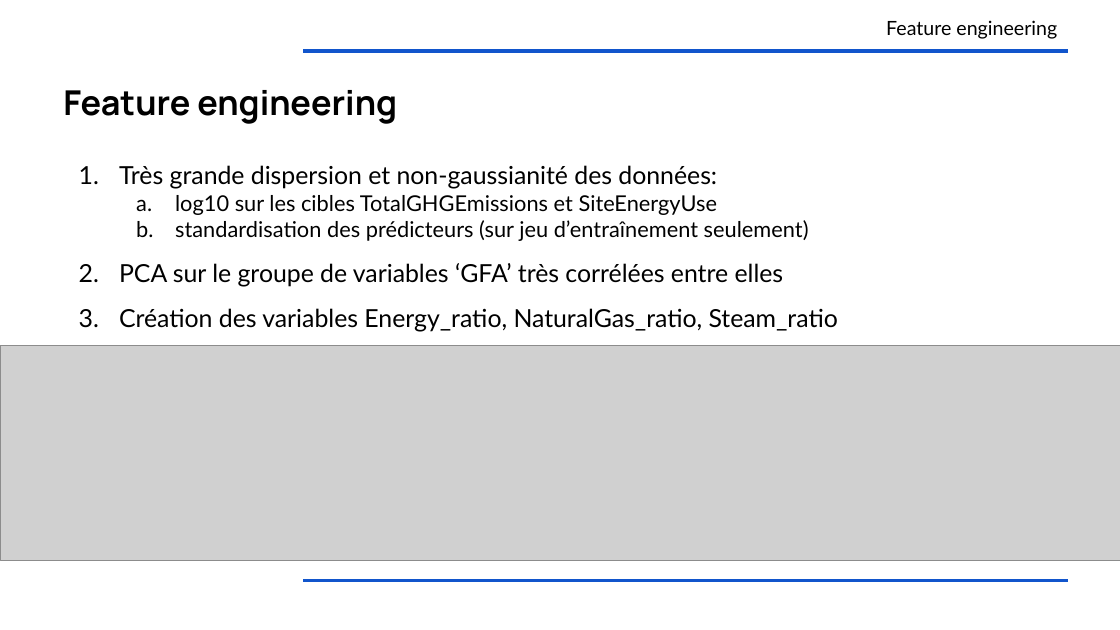
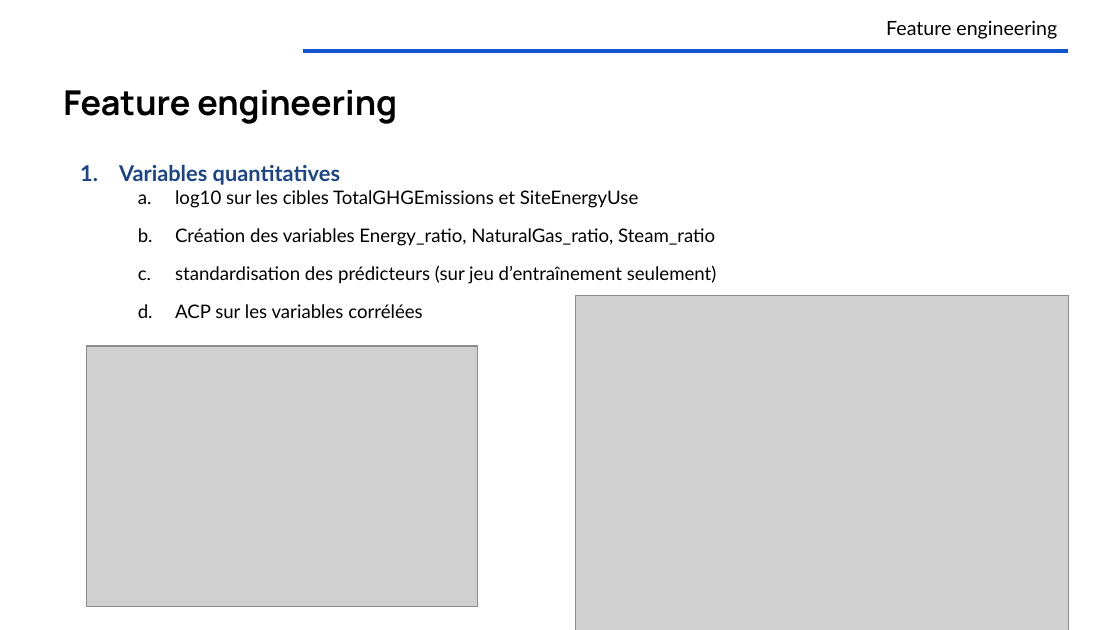
Before and after one commit to OlivierLegrand/P7, a slide deck: slide 12 of P4/anticipez la consommation électrique de bâtiments.pptx. Drawn at 1120x630 pixels with LibreOffice and Linux fonts; fonts in the diff are those of the drawing; grey boxes stand for pictures. Boxes give left, top, right and bottom in pixels: in the first picture for what was removed or moved away, otherwise in the second. Text is boxed around its words. In the diff, an @@ line names an element or a change of style, - is before the commit and + after.

```diff
--- a/P4/anticipez la consommation électrique de bâtiments.pptx
+++ b/P4/anticipez la consommation électrique de bâtiments.pptx
@@ text at (x1=119, y1=164, x2=340, y2=185): text changed; size 16 to 14 pt; text colour #000000 to #1C4587; bold on @@
-1. Très grande dispersion et non-gaussianité des données:
+1. Variables quantitatives
@@ text at (x1=175, y1=190, x2=717, y2=284): size 14 to 12 pt in "log10 sur les cibles TotalGHGEmissions et SiteEnergyUse", "standardisation des prédicteurs (sur jeu d’entraînement seul ..."; indent changed; more space between paragraphs @@
@@ text at (x1=175, y1=228, x2=715, y2=246): paragraph added @@
+  b. Création des variables Energy_ratio, NaturalGas_ratio, Steam_ratio
@@ picture added at (x1=576, y1=296, x2=1068, y2=630) @@
@@ text at (x1=175, y1=304, x2=423, y2=318): text changed; size 16 to 12 pt @@
-2. PCA sur le groupe de variables ‘GFA’ très corrélées entre elles
-3. Création des variables Energy_ratio, NaturalGas_ratio, Steam_ratio
+  d. ACP sur les variables corrélées
@@ picture removed at (x1=0, y1=346, x2=1120, y2=561) @@
@@ picture added at (x1=87, y1=346, x2=478, y2=606) @@
@@ line removed from (304, 580) to (1068, 580) @@
```
Also in this commit, not shown: 16 other slides changed, 5 slides added, 2 slides removed, 4 other files.
